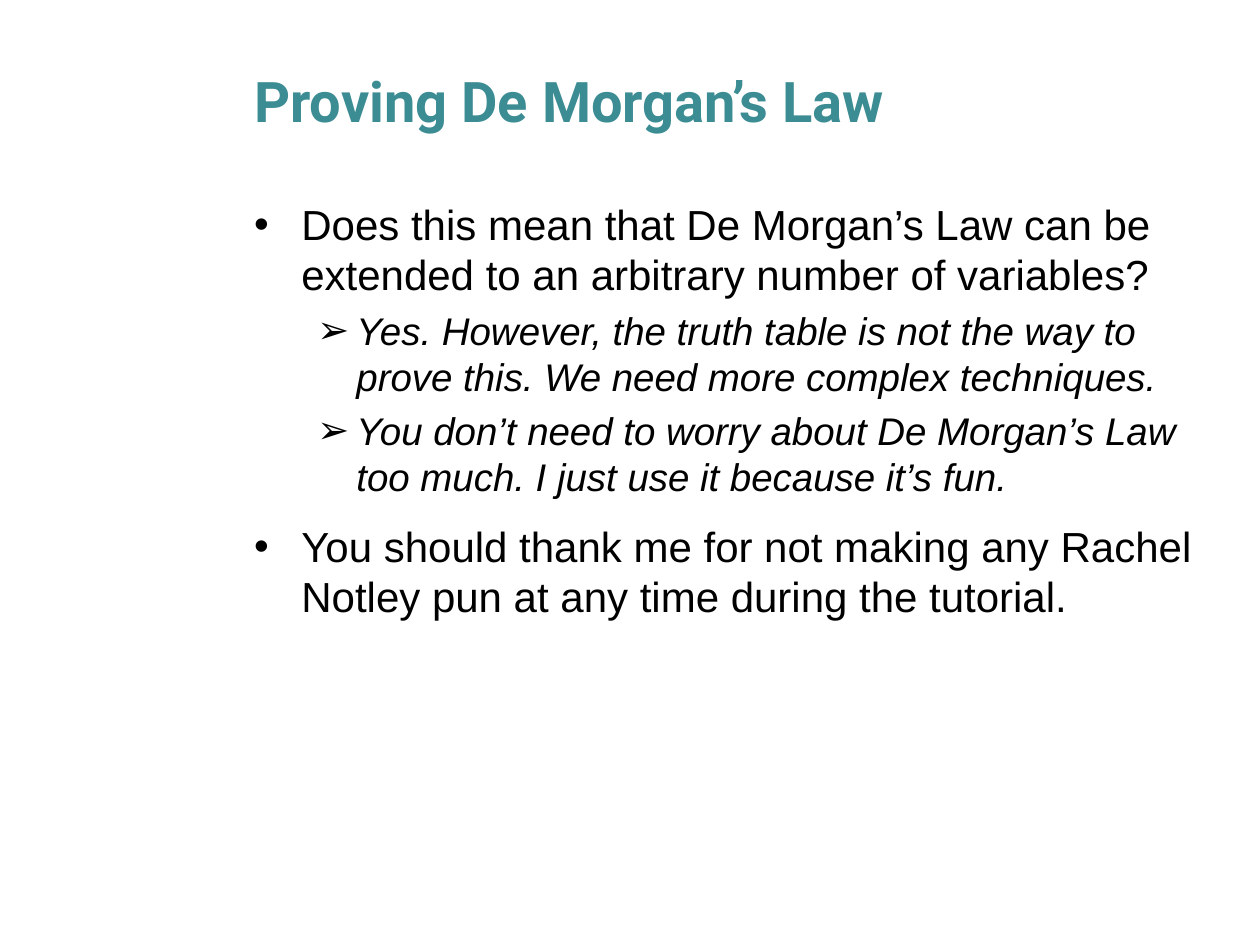
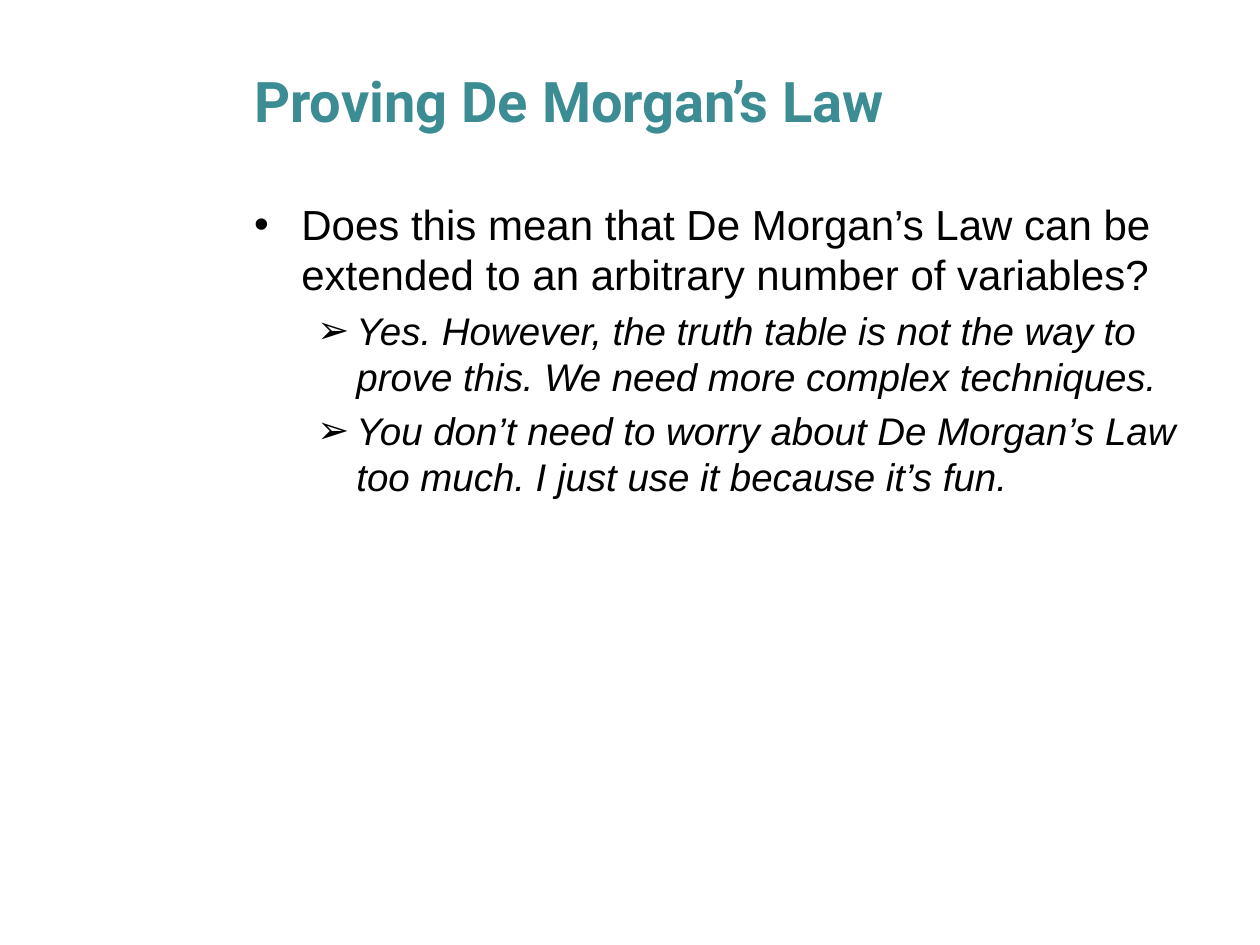
Before and after one commit to husathap/husathap.github.io, a slide deck: slide 36 of teaching/f15_cpsc217/Week_4_1.pptx. Drawn at 1260x945 pixels with LibreOffice and Linux fonts; fonts in the diff are those of the drawing; background and template pictures are left out. Boxes give left, top, right and bottom in pixels: in the first picture for what was removed or moved away, otherwise in the second. Text is boxed around its words. In the diff, an @@ line names an element or a change of style, - is before the commit and + after.

Commit message:
updated the slides.

```diff
--- a/teaching/f15_cpsc217/Week_4_1.pptx
+++ b/teaching/f15_cpsc217/Week_4_1.pptx
@@ text at (301,531,1192,621): paragraph removed @@
-• You should thank me for not making any Rachel Notley pun at any time during the tutorial.
```
